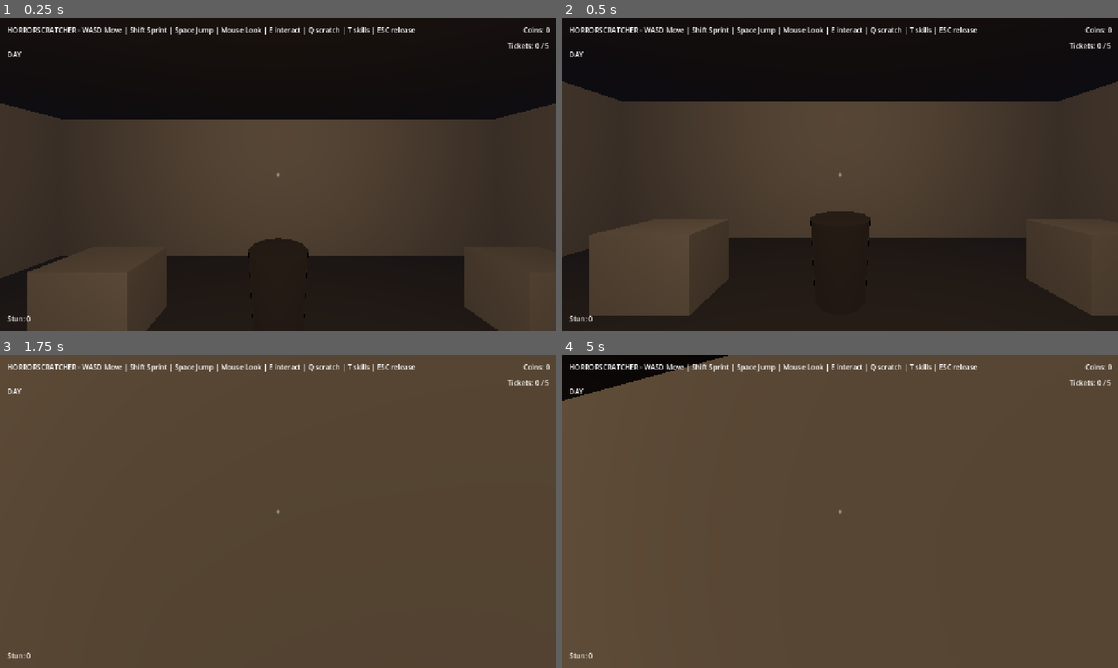
Above: before the commit, frames 1-4 (two rows, left to right).
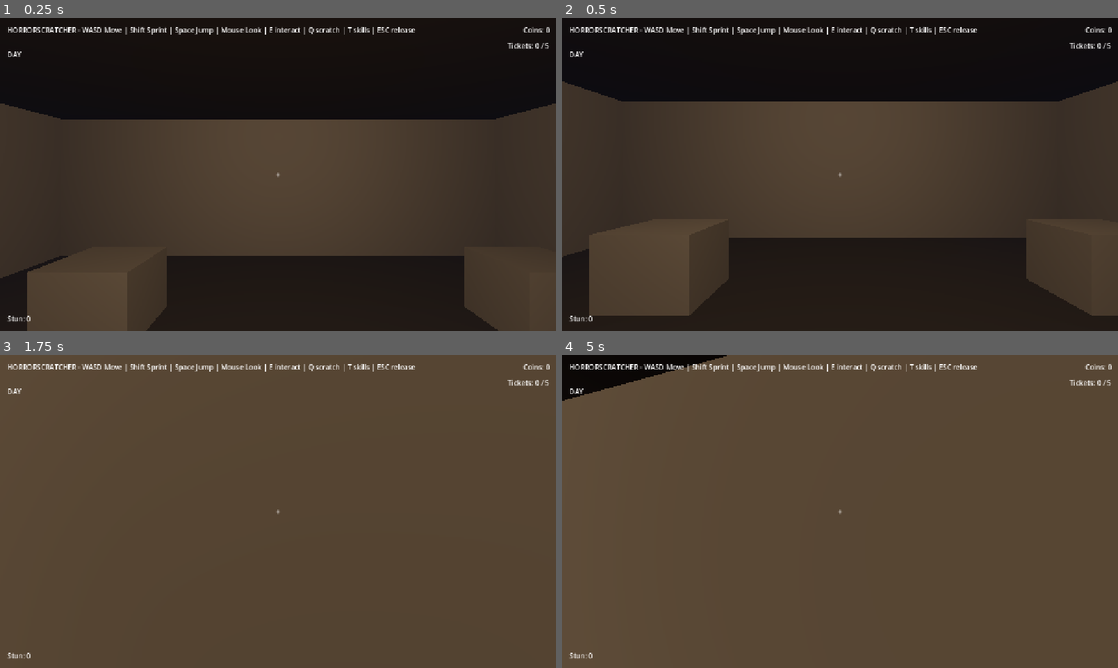
Above: after the commit, the same moments.

Repository: MedianHansen/horrorscratcher
Game: Godot game, scene res://scenes/main.tscn
The game is run twice, just before and just after one commit, with the same random seed, the same clock (stepped at 60 frames per second) and the same inputs.
Inputs (mouse positions are in pixels of both pictures, inside the frame that each line leads up to):
- Up to frame 1 (0.25 s): no input
- Up to frame 2 (0.5 s): no input
- Up to frame 3 (1.75 s): tap Enter at 0.5 s; move the mouse to (305, 511) at 0.52 s; hold Up (move_forward) from 0.53 s (still down); tap E (interact) at 0.6 s; click (305, 511) at 0.67 s; tap Space (jump) at 0.77, 1.52 s; move the mouse to (250, 511) at 1.27 s; tap Shift (sprint) at 1.35 s
- Up to frame 4 (5 s): keep holding Up (move_forward); tap Space (jump) at 2, 3.02, 3.5, 3.77, 4.52 s; move the mouse to (851, 505) at 2.02 s; hold Q (take_ticket) 2.03-2.78 s; tap Enter at 2.75, 4.25 s; move the mouse to (834, 517) at 2.77 s; tap G (use_gadget) at 2.85 s; click (834, 517) at 2.92 s; move the mouse to (878, 514) at 3.52 s; tap E (interact) at 3.6 s; move the mouse to (795, 508) at 4.27 s; tap Shift (sprint) at 4.35 s

The runs differ from the first frame. In frame 1, 0.5% of the frame differs, in the area x 44-56%, y 70-96%; in frame 2, 0.9%, in the area x 44-56%, y 61-86%; in frame 3, less than 0.1%; in frame 4, less than 0.1%.

Commit message:
Make the trashcan a 50-coin workshop unlock
- Add a one-level Trashcan entry to the workshop upgrade list
- Game.has_trashcan() gates discard; trashcan.gd hides/disables it until owned
- Update AGENTS.md / plan0.1.md / README.md

Diff:
--- a/scenes/carnival.tscn
+++ b/scenes/carnival.tscn
@@ -9,6 +9,7 @@
 [ext_resource type="Script" path="res://scripts/gadget_bench.gd" id="7_nk35l"]
 [ext_resource type="Resource" path="res://gadgets/stun_device.tres" id="8_mo6a1"]
 [ext_resource type="Script" path="res://scripts/workshop.gd" id="9_kh6ak"]
+[ext_resource type="Script" path="res://scripts/trashcan.gd" id="10_tshcan"]
 
 [sub_resource type="StandardMaterial3D" id="StandardMaterial3D_h4ckd"]
 albedo_color = Color(0.11, 0.11, 0.13, 1)
@@ -2198,6 +2199,7 @@
 
 [node name="Trashcan" type="StaticBody3D" parent="Hideout" groups=["trashcan"]]
 transform = Transform3D(1, 0, 0, 0, 1, 0, 0, 0, 1, -40, 0.45, 35)
+script = ExtResource("10_tshcan")
 
 [node name="MeshInstance3D" type="MeshInstance3D" parent="Hideout/Trashcan"]
 material_override = SubResource("StandardMaterial3D_6sgse")
--- a/scripts/game.gd
+++ b/scripts/game.gd
@@ -27,6 +27,13 @@
 		"mult": 1.10,
 		"base_cost": 30,
 	},
+	&"trashcan": {
+		"title": "Trashcan",
+		"description": "Unlocks a bin in the hideout to discard a held ticket.",
+		"max": 1,
+		"mult": 1.0,
+		"base_cost": 50,
+	},
 }
 
 var night_duration: float = 120.0
@@ -226,6 +233,10 @@
 
 func move_speed_multiplier() -> float:
 	return _upgrade_multiplier(&"move_speed")
+
+
+func has_trashcan() -> bool:
+	return upgrade_level(&"trashcan") > 0
 
 
 func _upgrade_multiplier(id: StringName) -> float:
--- a/scripts/scratch_ticket.gd
+++ b/scripts/scratch_ticket.gd
@@ -416,7 +416,10 @@
 
 func _near_trashcan() -> bool:
 	_resolve_player()
+	_resolve_game()
 	if _player == null:
+		return false
+	if _game and _game.has_method("has_trashcan") and not _game.has_trashcan():
 		return false
 	var origin: Vector3 = (_player as Node3D).global_position
 	for can in get_tree().get_nodes_in_group("trashcan"):
--- /dev/null
+++ b/scripts/trashcan.gd
@@ -0,0 +1,21 @@
+extends StaticBody3D
+
+@onready var _mesh: MeshInstance3D = $MeshInstance3D
+@onready var _shape: CollisionShape3D = $CollisionShape3D
+
+var _game: Node
+
+
+func _ready() -> void:
+	_game = get_tree().get_first_node_in_group("game")
+	if _game:
+		_game.upgrades_changed.connect(_refresh)
+	_refresh()
+
+
+func _refresh() -> void:
+	var owned: bool = _game != null and bool(_game.has_trashcan())
+	if _mesh:
+		_mesh.visible = owned
+	if _shape:
+		_shape.set_deferred("disabled", not owned)
Not shown: 1 places in scenes/carnival.tscn that only renumber resources
Not shown, added: scripts/trashcan.gd.uid
Not shown, changed: AGENTS.md
Not shown, changed: README.md
Not shown, changed: plan0.1.md
